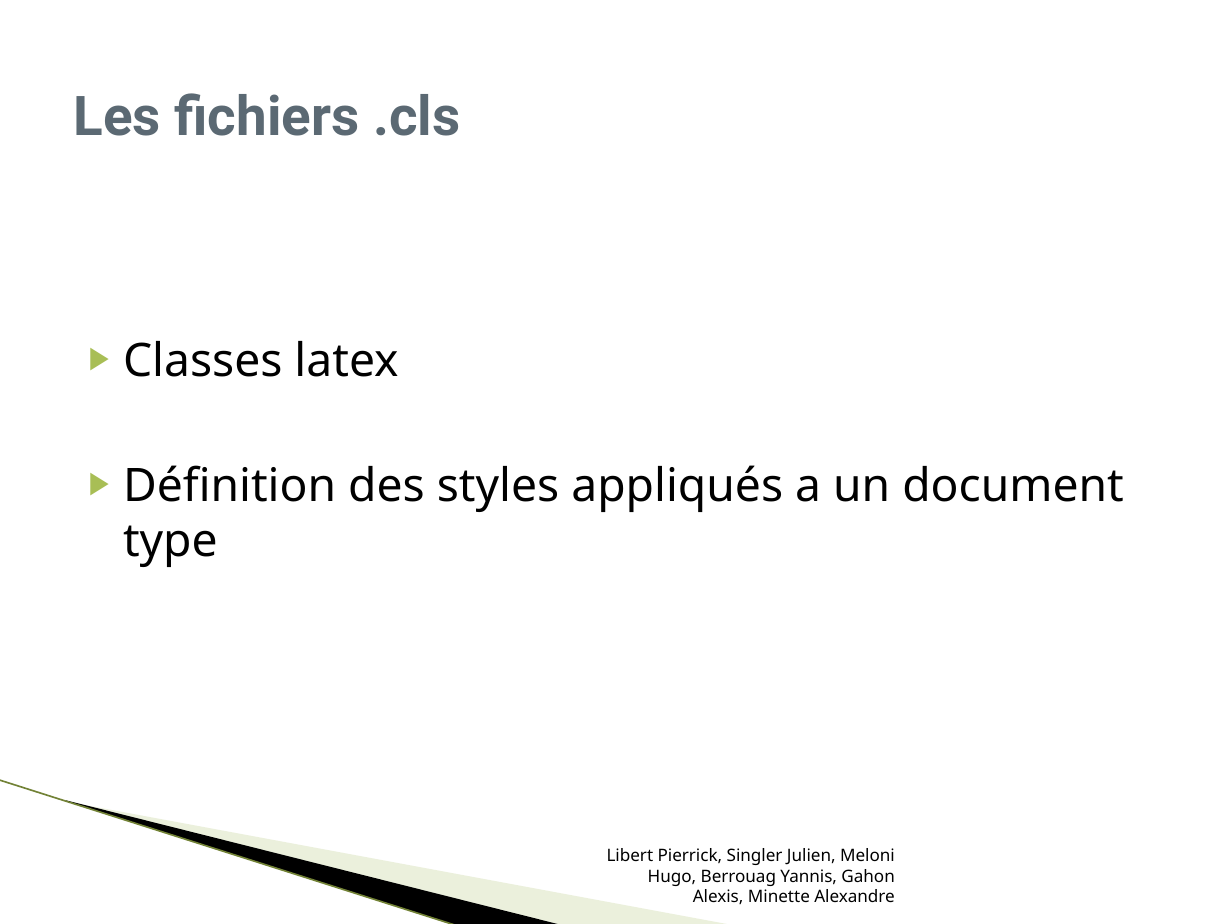
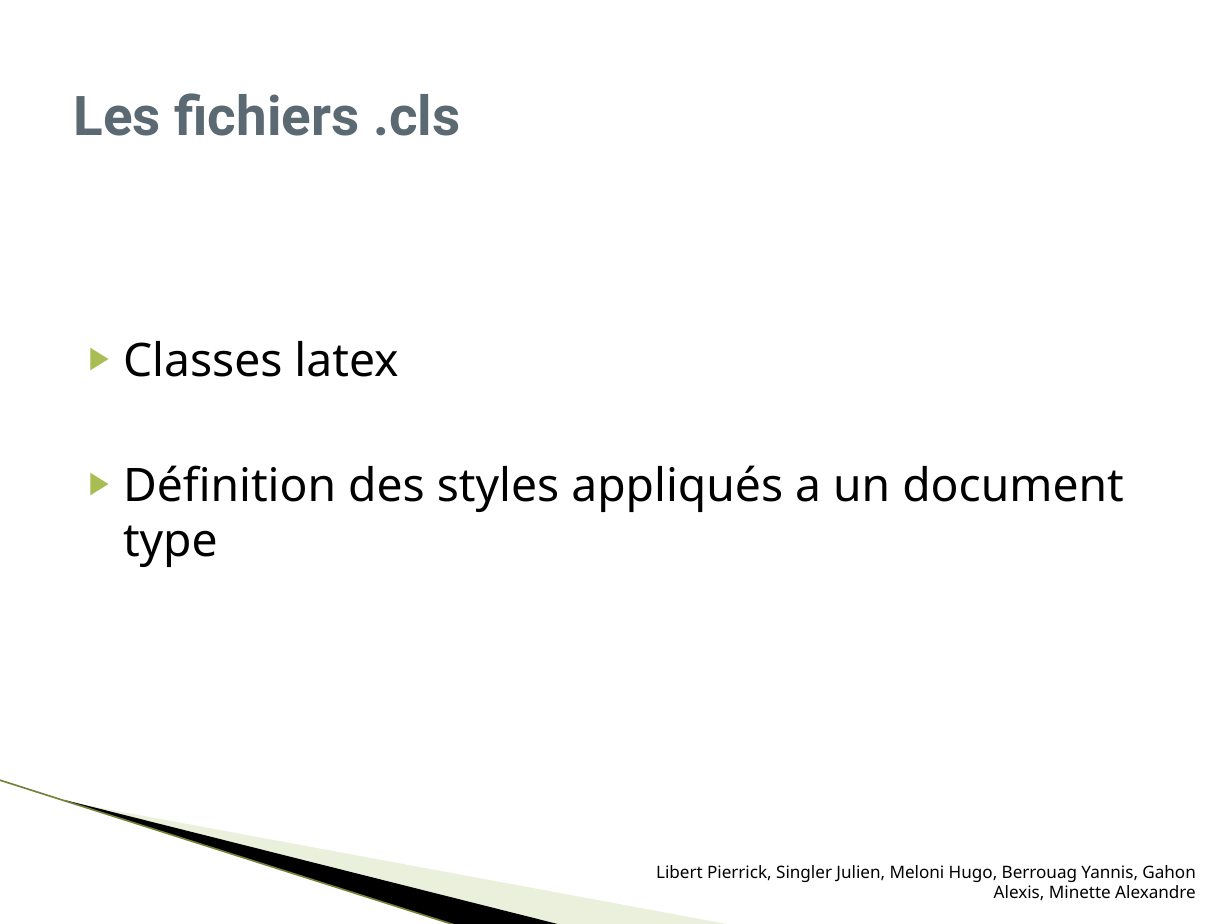
Before and after one commit to alex-min/melondoc, a slide deck: slide 11 of Documentation MelonDoc/Presentation_MelonDoc.pptx. Drawn at 1232x924 pixels with LibreOffice and Linux fonts; fonts in the diff are those of the drawing; background and template pictures are left out. Boxes give left, top, right and bottom in pixels: in the first picture for what was removed or moved away, otherwise in the second. Text is boxed around its words. In the diff, an @@ line names an element or a change of style, - is before the commit and + after.

```diff
--- a/Documentation MelonDoc/Presentation_MelonDoc.pptx
+++ b/Documentation MelonDoc/Presentation_MelonDoc.pptx
@@ text "Libert Pierrick, Singler Julien, Meloni ..." rewrapped from [607,848,895,904] to [656,865,1196,900] @@
```
Also in this commit, not shown: 5 other slides changed.
